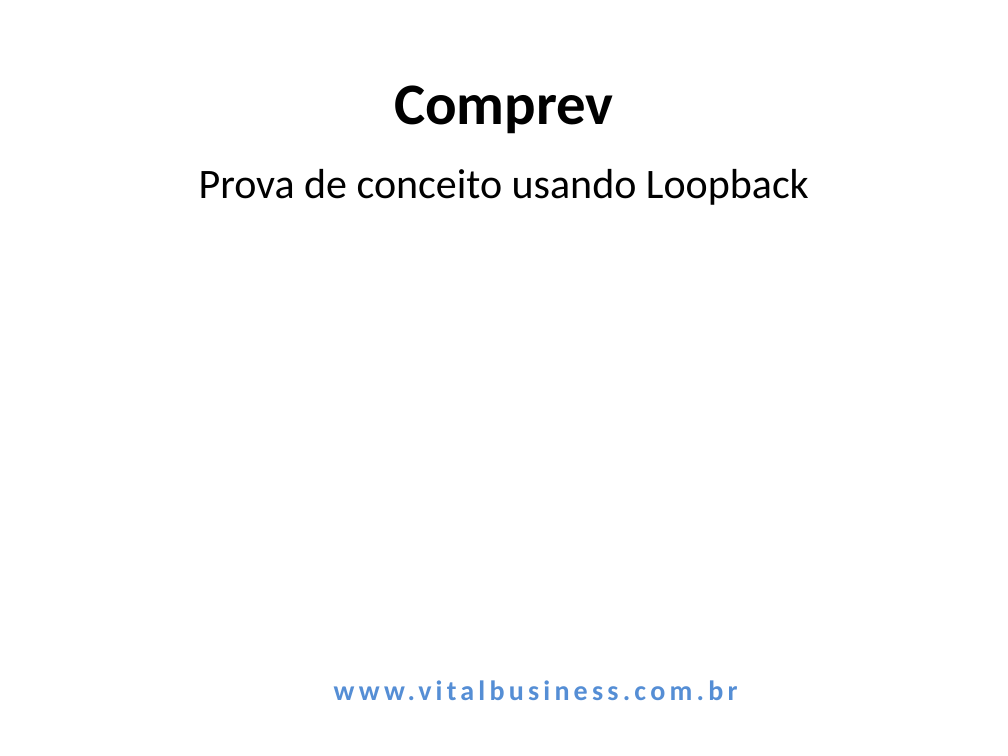
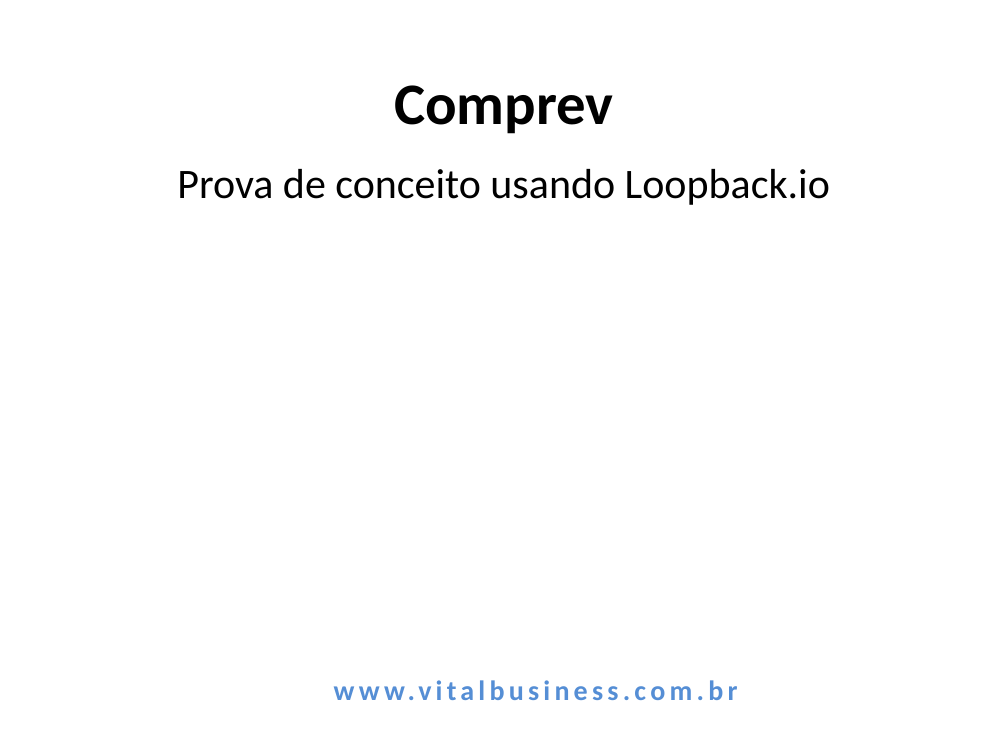
Before and after one commit to felcerreia/LoopbackRestApiTests, a slide deck: slide 1 of slides/POC-StrongLoop.pptx. Drawn at 1008x756 pixels with LibreOffice and Linux fonts; fonts in the diff are those of the drawing; background and template pictures are left out. Boxes give left, top, right and bottom in pixels: in the first picture for what was removed or moved away, otherwise in the second. Text is boxed around its words. In the diff, an @@ line names an element or a change of style, - is before the commit and + after.

Commit message:
Slides final

```diff
--- a/slides/POC-StrongLoop.pptx
+++ b/slides/POC-StrongLoop.pptx
@@ text at [177, 169, 830, 205]: text changed @@
-Prova de conceito usando Loopback
+Prova de conceito usando Loopback.io
```
Also in this commit, not shown: 3 other slides changed, 8 slides added, 2 slides removed, 1 other file.
